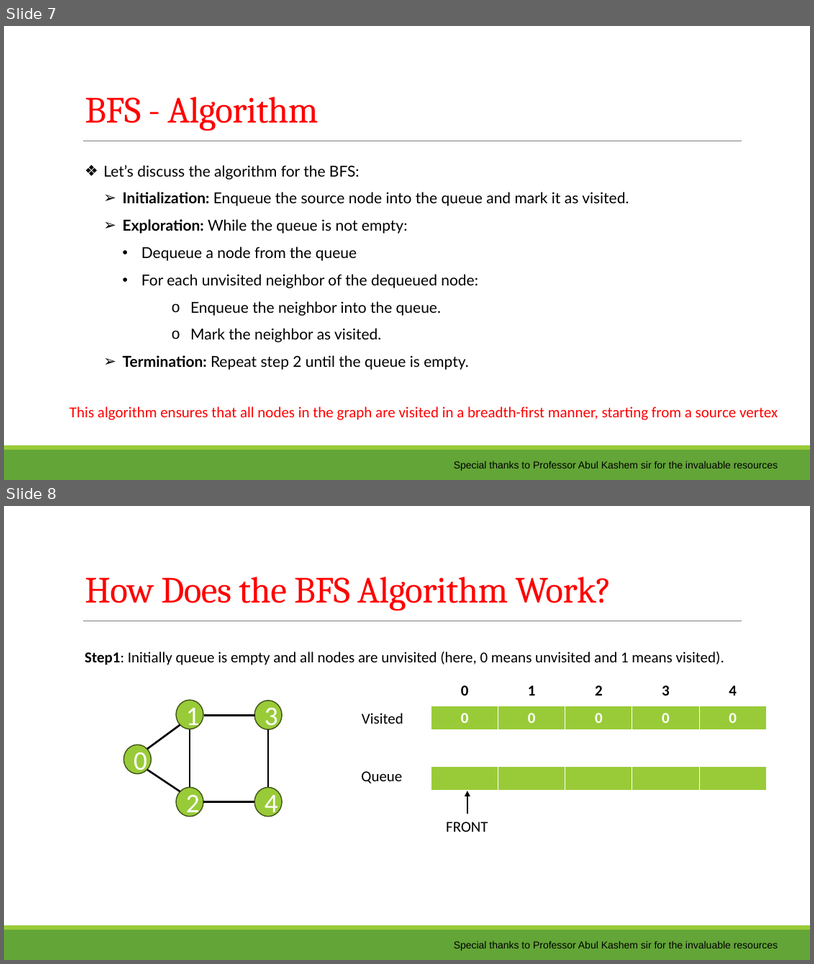
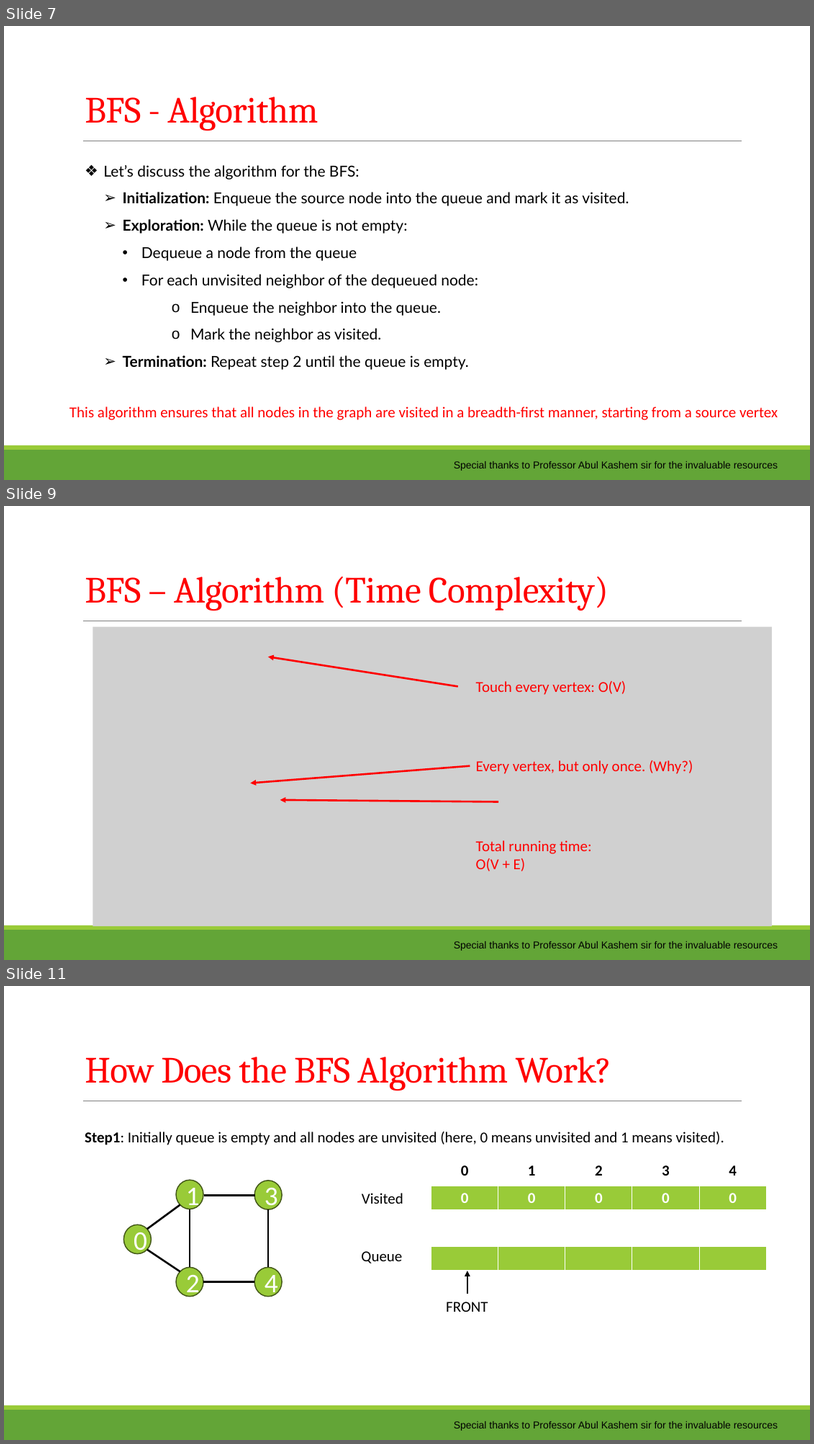
Before and after one commit to saifurrahman1701/Data-Structure-and-Algorithm-Course-Content-Theory-Sessional-, a slide deck: CSE 203/Course Content/02. Graph Searching.pptx. Shown one above the other, each under a label of ours: slides 7 and 8 before the commit, slides 7, 9 and 11 after it; the slides between them are not shown. The pictures are 814x964 and 814x1444 pixels, drawn with LibreOffice and Linux fonts; fonts in the diff are those of the drawing; grey boxes stand for pictures; background and template pictures are left out. Boxes give left, top, right and bottom in pixels: in the first picture for what was removed or moved away, otherwise in the second. Text is boxed around its words. In the diff, an @@ line names an element or a change of style, - is before the commit and + after.

```diff
--- a/CSE 203/Course Content/02. Graph Searching.pptx
+++ b/CSE 203/Course Content/02. Graph Searching.pptx
@@ slide 9 added at bbox=[4, 506, 810, 960], background #FFFFFF; not listed: 3 template elements that a slide beside it also shows @@
@@ title added at bbox=[85, 576, 609, 610], 44 pt, text #FF0000 @@
+BFS – Algorithm (Time Complexity)
@@ picture added at bbox=[93, 627, 772, 926] @@
@@ arrow added from (458, 686) to (268, 656), #FF0000 2.25 pt @@
@@ text added at bbox=[476, 681, 627, 695], 18 pt, text #FF0000 @@
+Touch every vertex: O(V)
@@ text added at bbox=[476, 760, 693, 774], 18 pt, text #FF0000 @@
+Every vertex, but only once. (Why?)
@@ arrow added from (471, 765) to (251, 783), #FF0000 2.25 pt @@
@@ picture added at bbox=[504, 780, 686, 828] @@
@@ arrow added from (499, 802) to (280, 800), #FF0000 2.25 pt @@
@@ text added at bbox=[476, 840, 592, 871], 18 pt, text #FF0000 @@
+Total running time:
+O(V + E)
@@ text added at bbox=[454, 941, 778, 950], 12 pt, text #000000 @@
+Special thanks to Professor Abul Kashem sir for the invaluable resources
@@ what was slide 8 is now slide 11 @@
```
Also in this commit, not shown: 6 other slides added.
